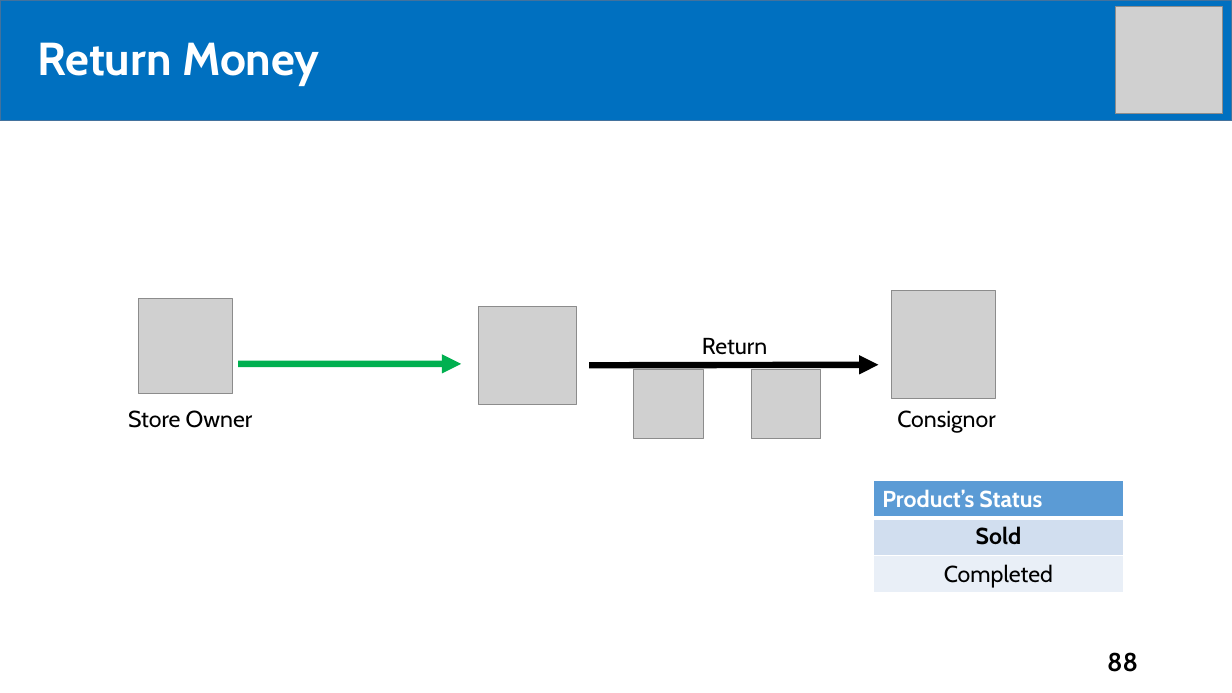
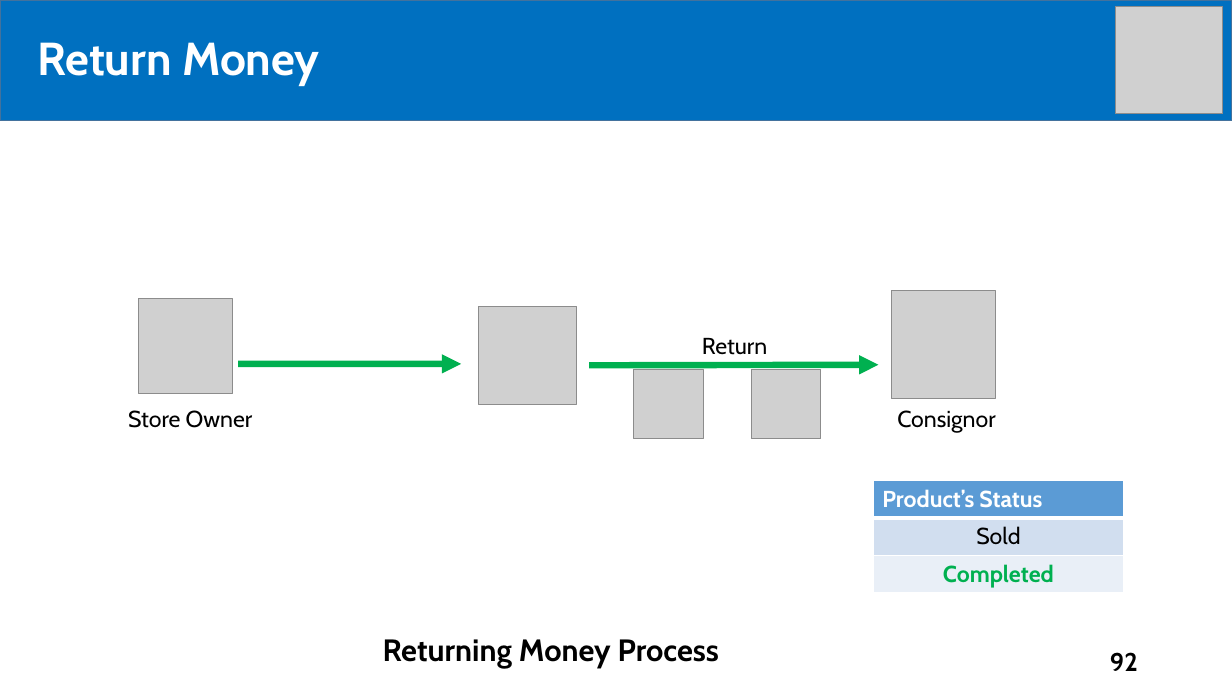
Before and after one commit to tiendan3108/CP, a slide deck: slide 92 of Source/Presentation/PreFinalPresentation.pptx (slide 88 before the commit). Drawn at 1232x693 pixels with LibreOffice and Linux fonts; fonts in the diff are those of the drawing; grey boxes stand for pictures. Boxes give left, top, right and bottom in pixels: in the first picture for what was removed or moved away, otherwise in the second. Text is boxed around its words. In the diff, an @@ line names an element or a change of style, - is before the commit and + after.

```diff
--- a/Source/Presentation/PreFinalPresentation.pptx
+++ b/Source/Presentation/PreFinalPresentation.pptx
@@ arrow (590, 365) - (879, 365): stroke #000000 5 pt to #00B050 5 pt @@
@@ table at [873,481,1124,592] @@
@@ bold off in "Sold" @@
@@ text colour #000000 to #00B050, bold on in "Completed" @@
@@ text added at [383,639,719,668], 24 pt, text #000000, bold @@
+Returning Money Process
@@ page number at [1110,652,1138,671]: text changed @@
-88
+92
```
Also in this commit, not shown: 30 other slides changed, 5 slides added, 2 slides removed.
